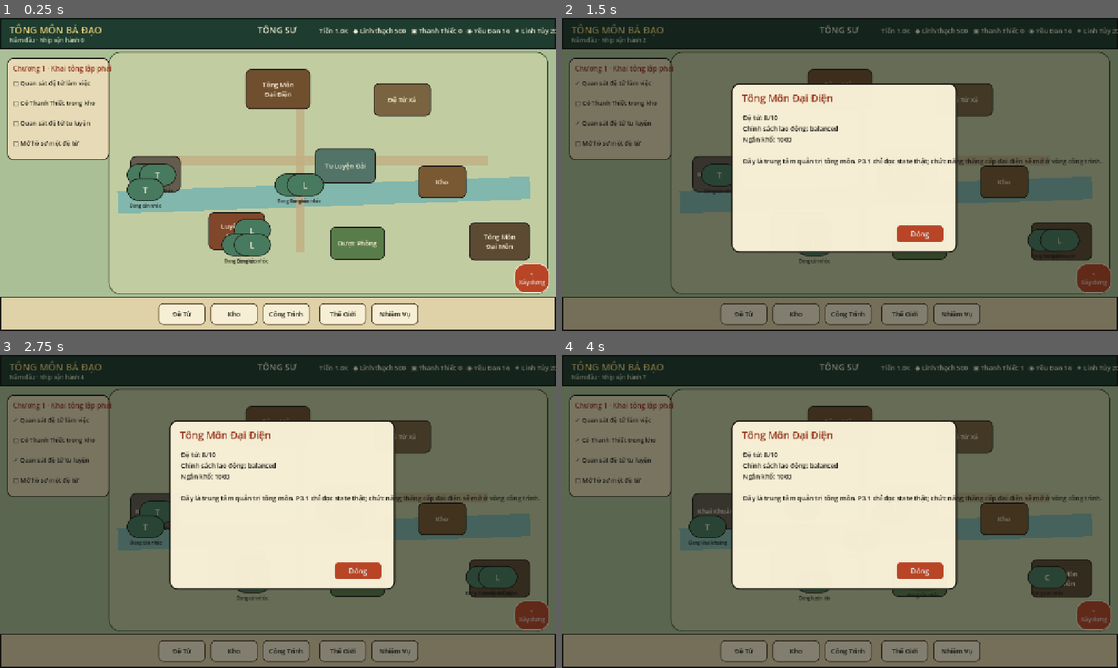
Above: before the commit, frames 1-4 (two rows, left to right).
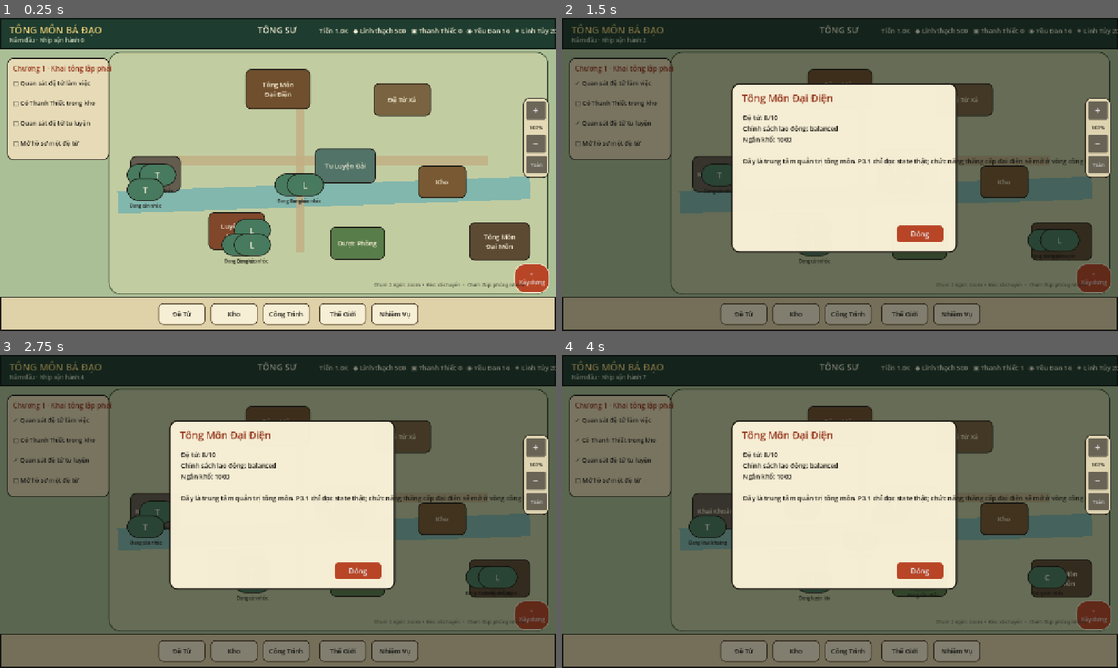
Above: after the commit, the same moments.

Repository: vuanhtuan161094-byte/TongMonBaDao
Game: Godot game, scene res://scenes/p3/p3_2_landscape_sect.tscn
The game is run twice, just before and just after one commit, with the same random seed, the same clock (stepped at 60 frames per second) and the same inputs. Before the commit the project starts from res://scenes/p3/p3_1_landscape_sect.tscn.
Inputs:
- Up to frame 1 (0.25 s): no input
- Up to frame 2 (1.5 s): click "Tông Môn Đại Điện" at 0.5 s; click "Đệ Tử Xá" at 1.25 s
- Up to frame 3 (2.75 s): click "Tu Luyện Đài" at 2 s
- Up to frame 4 (4 s): click "Kho" at 2.75 s; click "Luyện Khí Đường" at 3.5 s

The runs differ from the first frame. In frame 1, 1.4% of the frame differs, in the area x 67-99%, y 25-87%; in frame 2, 0.7%; in frame 3, 0.7%; in frame 4, 0.7%.

Commit message:
Make P3.2 zoomable sect scene the project main scene

Diff:
--- a/godot/project.godot
+++ b/godot/project.godot
@@ -11,7 +11,7 @@
 [application]
 
 config/name="Tong Mon Ba Dao"
-run/main_scene="res://scenes/p3/p3_1_landscape_sect.tscn"
+run/main_scene="res://scenes/p3/p3_2_landscape_sect.tscn"
 config/features=PackedStringArray("4.7")
 
 [display]
